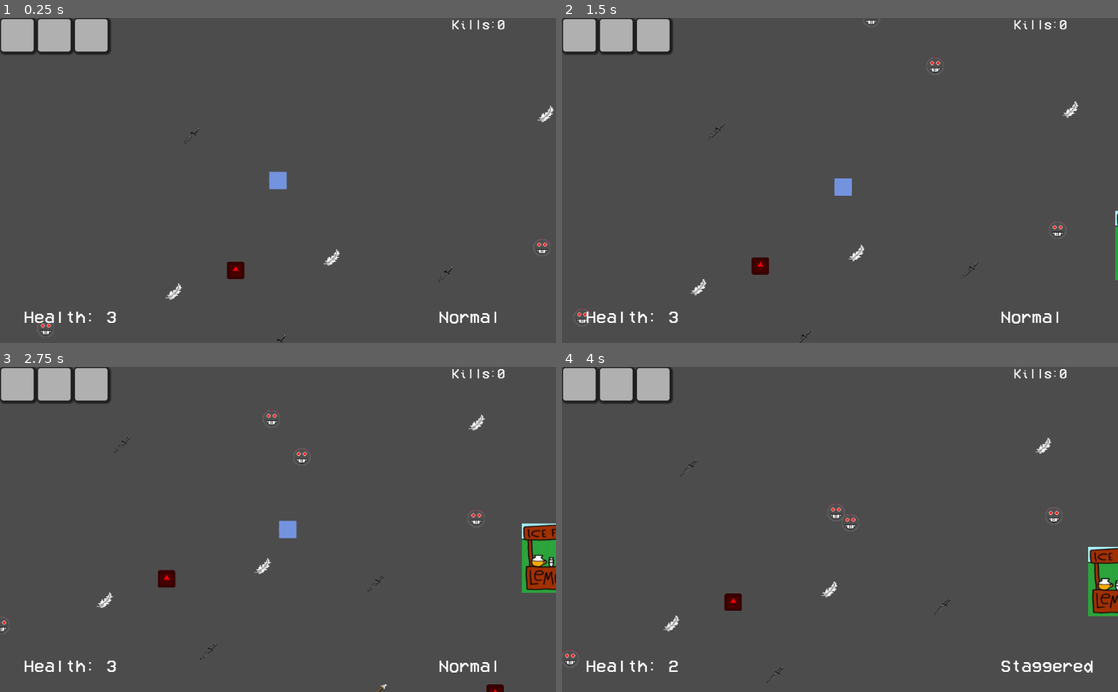
Above: before the commit, frames 1-4 (two rows, left to right).
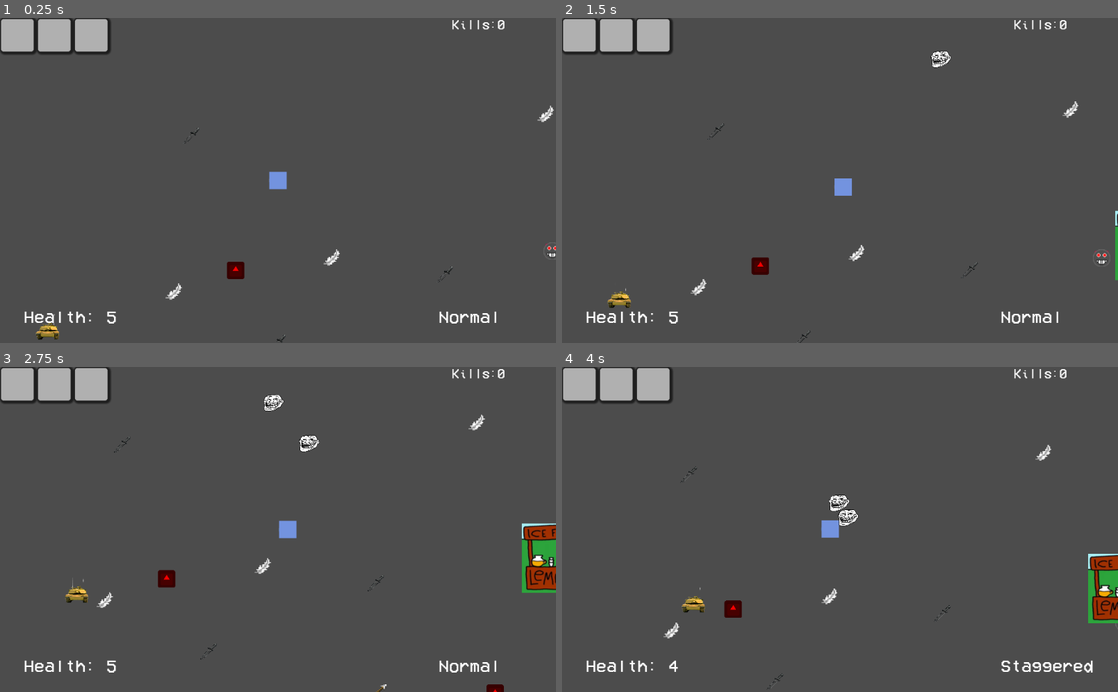
Above: after the commit, the same moments.

Repository: ESJ-Game-Dev-Club/waiver
Game: Godot game, scene res://main.tscn
Two runs of this game, one before a commit and one after it. Both use one fixed random seed, a clock stepped at 60 frames per second and the inputs below. The engine's default icon, where the game draws it, is replaced by a stand-in: a white triangle on a blue panel in a dark square.
Inputs (mouse positions are in pixels of both pictures, inside the frame that each line leads up to):
- Up to frame 1 (0.25 s): no input
- Up to frame 2 (1.5 s): tap Enter (ui_accept) at 0.5, 0.77 s; move the mouse to (962, 164) at 0.52 s; hold D (move_right) 0.53-1.28 s; hold K (enemy_hurt) 0.53-1.28 s; move the mouse to (728, 196) at 1.27 s; hold S (move_down) from 1.28 s (still down); tap K (enemy_hurt) at 1.35 s
- Up to frame 3 (2.75 s): tap Enter (ui_accept) at 1.52 s; move the mouse to (333, 458) at 2.02 s; release S (move_down) at 2.03 s; press the mouse at (333, 458) at 2.03 s; hold D (move_right) from 2.03 s (still down); tap K (enemy_hurt) at 2.3 s
- Up to frame 4 (4 s): move the mouse to (812, 594) at 2.77 s; release D (move_right) at 2.78 s; release the mouse at (812, 594) at 2.78 s; hold W (move_up) 2.78-3.53 s; right-click (812, 594) at 2.85 s; tap Enter (ui_accept) at 3.02, 3.77 s; tap K (enemy_hurt) at 3.05 s; move the mouse to (1006, 578) at 3.52 s; hold A (move_left) from 3.53 s (still down); hold K (enemy_hurt) from 3.53 s (still down)

The runs differ from the first frame. In frame 1, 0.3% of the frame differs, in the area x 6-100%, y 67-99%; in frame 2, 0.5%; in frame 3, 0.6%; in frame 4, 2.2%, in the area x 0-100%, y 21-99%.

Commit message:
implement fsm into enemies

Diff:
--- /dev/null
+++ b/enemy/dasher/chasing_state.gd
@@ -0,0 +1 @@
+extends EnemyState
--- a/enemy/dasher/enemy.gd
+++ /dev/null
@@ -1,12 +0,0 @@
-extends Enemy
-
-
-class_name Dasher
-
-
-func wander():
-	move_and_slide(_player_direction() * speed)
-
-
-func chase():
-	move_and_slide(_player_direction() * speed)
--- a/enemy/dasher/enemy.tscn
+++ b/enemy/dasher/enemy.tscn
@@ -1,7 +1,9 @@
-[gd_scene load_steps=4 format=2]
+[gd_scene load_steps=6 format=2]
 
-[ext_resource path="res://enemy/dasher/enemy.gd" type="Script" id=1]
-[ext_resource path="res://enemy/enemy_base_texture.png" type="Texture" id=2]
+[ext_resource path="res://enemy/enemy.gd" type="Script" id=1]
+[ext_resource path="res://enemy/movement_scripts/chase.gd" type="Script" id=2]
+[ext_resource path="res://enemy/dasher/troll.png" type="Texture" id=3]
+[ext_resource path="res://enemy/dasher/chasing_state.gd" type="Script" id=4]
 
 [sub_resource type="CircleShape2D" id=1]
 radius = 16.0
@@ -10,27 +12,23 @@
 collision_layer = 8
 collision_mask = 9
 script = ExtResource( 1 )
-speed = 130
+initial_state = NodePath("States/Chasing")
 health = 1
+knockback = 800
 
-[node name="Polygon2D" type="Polygon2D" parent="."]
-position = Vector2( 3.2, 4 )
-scale = Vector2( 0.8, 0.833333 )
-color = Color( 0.780392, 0.0352941, 0.262745, 1 )
-polygon = PoolVector2Array( -19, -19.2, -4, -24, 11, -19.2, 16, -4.8, 11, 9.6, -4, 14.4, -19, 9.6, -24, -4.8 )
+[node name="States" type="Node" parent="."]
+
+[node name="Chasing" type="Node2D" parent="States"]
+script = ExtResource( 4 )
+
+[node name="Chase" type="Node" parent="States/Chasing"]
+script = ExtResource( 2 )
+acceleration = 60
+max_speed = 120
+
+[node name="Sprite" type="Sprite" parent="."]
+scale = Vector2( 0.0640863, 0.0640863 )
+texture = ExtResource( 3 )
 
 [node name="CollisionShape2D" type="CollisionShape2D" parent="."]
 shape = SubResource( 1 )
-
-[node name="EnemyBaseTexture" type="Sprite" parent="."]
-position = Vector2( 0, 1 )
-texture = ExtResource( 2 )
-
-[node name="Timer" type="Timer" parent="."]
-autostart = true
-
-[node name="FlashTimer" type="Timer" parent="."]
-wait_time = 0.1
-autostart = true
-
-[connection signal="timeout" from="Timer" to="." method="_on_Timer_timeout"]
--- a/enemy/enemy.gd
+++ b/enemy/enemy.gd
@@ -1,69 +1,13 @@
-extends KinematicBody2D
+extends StateMachine
+class_name Enemy
 
 
-class_name Enemy
-
-enum EnemyState {
-	WANDER,
-	CHASING,
-}
-
-var rng = RandomNumberGenerator.new()
-
-export var speed: int = 75
 export var health: int = 3
 export var damage: int = 1
+export var knockback: int = 300 # how much the enemy is knocked back when hit
 
-var stagger: int
-var current_state = EnemyState.WANDER
+var velocity: Vector2 = Vector2.ZERO
 
 
-func _ready():
-	rng.randomize()
-	$Timer.start()
-
-func hit(dmg):
-	health -= dmg
-	modulate = Color(8, 8, 8, 1)
-	$FlashTimer.start()
-
-	if (health <= 0): # enemy is dead
-		queue_free()
-
-func _on_FlashTimer_timeout():
-	modulate = Color(1, 1, 1, 1)
-
-func _physics_process(delta):
-	var player_distance = self.position.distance_to(Global.player.position)
-	if (player_distance < 300):
-		current_state = EnemyState.CHASING
-
-	match(current_state):
-		EnemyState.WANDER: self.wander()
-		EnemyState.CHASING: self.chase()
-
-
-func _input(event):
-	if (event.is_action_pressed("enemy_hurt")):
-		health-=1
-
-
-func wander():
-	move_and_slide(_player_direction().rotated(stagger) * (speed * 0.55))
-
-
-func chase():
-	move_and_slide(_player_direction() * speed)
-
-
-func _on_Timer_timeout():
-	stagger = deg2rad(rng.randf_range(0, 180))
-
-
-func _player_direction() -> Vector2:
-	# gets direction to player
-	return (Global.player.position - position).normalized()
-
-
-func _exit_tree():
-	Global.player.kill_count += 1
+func hit(dmg): # passes damage values to the current enemy state
+	_state.hit(dmg)
--- a/enemy/enemy.tscn
+++ /dev/null
@@ -1,35 +0,0 @@
-[gd_scene load_steps=4 format=2]
-
-[ext_resource path="res://enemy/enemy.gd" type="Script" id=1]
-[ext_resource path="res://enemy/enemy_base_texture.png" type="Texture" id=2]
-
-[sub_resource type="CircleShape2D" id=1]
-radius = 16.0
-
-[node name="Enemy" type="KinematicBody2D"]
-collision_layer = 8
-collision_mask = 9
-script = ExtResource( 1 )
-
-[node name="Polygon2D" type="Polygon2D" parent="."]
-position = Vector2( 3.2, 4 )
-scale = Vector2( 0.8, 0.833333 )
-color = Color( 0.780392, 0.0352941, 0.262745, 1 )
-polygon = PoolVector2Array( -19, -19.2, -4, -24, 11, -19.2, 16, -4.8, 11, 9.6, -4, 14.4, -19, 9.6, -24, -4.8 )
-
-[node name="CollisionShape2D" type="CollisionShape2D" parent="."]
-shape = SubResource( 1 )
-
-[node name="EnemyBaseTexture" type="Sprite" parent="."]
-position = Vector2( 0, 1 )
-texture = ExtResource( 2 )
-
-[node name="Timer" type="Timer" parent="."]
-autostart = true
-
-[node name="FlashTimer" type="Timer" parent="."]
-wait_time = 0.1
-autostart = true
-
-[connection signal="timeout" from="Timer" to="." method="_on_Timer_timeout"]
-[connection signal="timeout" from="FlashTimer" to="." method="_on_FlashTimer_timeout"]
--- /dev/null
+++ b/enemy/enemy_state.gd
@@ -0,0 +1,38 @@
+class_name EnemyState
+extends State
+
+
+var enemy: Enemy
+var movement_script
+
+func _ready():
+	movement_script = get_child(0) # we assume that the enemy state node has only 1 child
+	enemy = owner
+
+func enter():
+	enemy = owner
+
+
+func physics_process(delta):
+	movement_script.run(delta)
+
+
+func hit(dmg):
+	enemy.health -= dmg
+	enemy.modulate = Color(8, 8, 8, 1)
+
+	if (enemy.health <= 0): # enemy is dead
+		Global.player.kill_count += 1
+		enemy.queue_free()
+	else:
+		var _t = flash_timer() # only call flash timer method if enemy exists
+		enemy.velocity += -_player_direction() * enemy.knockback # knockback
+
+func flash_timer():
+	yield(get_tree().create_timer(0.1), "timeout")
+	enemy.modulate = Color(1, 1, 1, 1)
+
+
+# this method is always useful
+func _player_direction() -> Vector2:
+	return (Global.player.position - owner.position).normalized()
--- a/enemy/hivemind.gd
+++ b/enemy/hivemind.gd
@@ -5,7 +5,7 @@
 var enemy_count = 0
 
 enum Enemy {
-	REG,
+	REGULAR,
 	DASHER,
 	TANK,
 }
@@ -24,10 +24,9 @@
 
 
 func _spawn_enemy(enemy_type: int):
-	var enemy = preload("res://enemy/enemy.tscn")
-
+	var enemy
 	match (enemy_type):
-		Enemy.REG: enemy = preload("res://enemy/enemy.tscn")
+		Enemy.REGULAR: enemy = preload("res://enemy/regular/enemy.tscn")
 		Enemy.DASHER: enemy = preload("res://enemy/dasher/enemy.tscn")
 		Enemy.TANK: enemy = preload("res://enemy/tank/enemy.tscn")
 
@@ -39,7 +38,7 @@
 func new_wave():
 	enemy_count += 5
 
-	for i in range(enemy_count):
+	for _i in range(enemy_count):
 		var type = rng.randi_range(0, 2)
 		_spawn_enemy(type)
 
--- /dev/null
+++ b/enemy/movement_scripts/chase.gd
@@ -0,0 +1,10 @@
+extends MovementScript
+
+
+export(int) var acceleration: int = 30
+export(int) var max_speed: int = 75
+
+
+func run(_delta):
+	enemy.velocity += _get_move(enemy.velocity, _player_direction(), acceleration, max_speed)
+	enemy.velocity = enemy.move_and_slide(enemy.velocity)
--- /dev/null
+++ b/enemy/movement_scripts/movement_script.gd
@@ -0,0 +1,19 @@
+class_name MovementScript
+extends Node
+
+
+onready var enemy: Enemy = owner
+
+
+func run(_delta):
+	return Vector2.ZERO
+
+func _get_move(velocity: Vector2, direction: Vector2, acceleration: int, max_speed: int):
+	var goal = direction * max_speed # the desired direction
+	var to_goal = goal - velocity # direction from velocity to desired direction
+	var accel_speed = min(acceleration, to_goal.length()) # clamp the speed
+	return to_goal.normalized() * accel_speed # return the movement
+
+# this method is always useful
+func _player_direction() -> Vector2:
+	return (Global.player.position - owner.position).normalized()
--- /dev/null
+++ b/enemy/movement_scripts/wander.gd
@@ -0,0 +1,29 @@
+extends MovementScript
+
+
+export(int) var acceleration: int = 20
+export(int) var max_speed: int = 40
+export(float) var change_time: float = 2.5 # time it takes to change the direction
+export(float) var time_random: float = 1 # how much the time will be randomized
+
+var cycle_time
+var time_elapsed: float = 0
+var rng = RandomNumberGenerator.new()
+var direction: Vector2 = Vector2.UP
+
+
+func _ready():
+	rng.randomize()
+	direction = direction.rotated(deg2rad(rng.randf_range(0, 360))) # inital direction is random
+	cycle_time = change_time + rng.randf_range(0, time_random)
+
+func run(delta):
+	time_elapsed += delta
+	if time_elapsed > cycle_time:
+		time_elapsed -= cycle_time
+		cycle_time = change_time + rng.randf_range(0, time_random) # randomize time between changes
+		rng.randomize()
+		direction = direction.rotated(deg2rad(rng.randf_range(-90, 90))) # rotate em
+
+	enemy.velocity += _get_move(enemy.velocity, direction, acceleration, max_speed)
+	enemy.velocity = enemy.move_and_slide(enemy.velocity)
--- /dev/null
+++ b/enemy/regular/chasing_state.gd
@@ -0,0 +1 @@
+extends EnemyState
--- /dev/null
+++ b/enemy/regular/enemy.tscn
@@ -0,0 +1,44 @@
+[gd_scene load_steps=8 format=2]
+
+[ext_resource path="res://enemy/regular/enemy_base_texture.png" type="Texture" id=1]
+[ext_resource path="res://enemy/enemy.gd" type="Script" id=2]
+[ext_resource path="res://enemy/regular/wandering_state.gd" type="Script" id=3]
+[ext_resource path="res://enemy/movement_scripts/wander.gd" type="Script" id=4]
+[ext_resource path="res://enemy/regular/chasing_state.gd" type="Script" id=5]
+[ext_resource path="res://enemy/movement_scripts/chase.gd" type="Script" id=6]
+
+[sub_resource type="CircleShape2D" id=1]
+radius = 16.0
+
+[node name="Regular" type="KinematicBody2D"]
+collision_layer = 8
+collision_mask = 9
+script = ExtResource( 2 )
+initial_state = NodePath("States/Wandering")
+
+[node name="States" type="Node" parent="."]
+
+[node name="Chasing" type="Node2D" parent="States"]
+script = ExtResource( 5 )
+
+[node name="Chase" type="Node" parent="States/Chasing"]
+script = ExtResource( 6 )
+
+[node name="Wandering" type="Node2D" parent="States"]
+script = ExtResource( 3 )
+
+[node name="Wander" type="Node" parent="States/Wandering"]
+script = ExtResource( 4 )
+
+[node name="Polygon2D" type="Polygon2D" parent="."]
+position = Vector2( 3.2, 4 )
+scale = Vector2( 0.8, 0.833333 )
+color = Color( 0.780392, 0.0352941, 0.262745, 1 )
+polygon = PoolVector2Array( -19, -19.2, -4, -24, 11, -19.2, 16, -4.8, 11, 9.6, -4, 14.4, -19, 9.6, -24, -4.8 )
+
+[node name="CollisionShape2D" type="CollisionShape2D" parent="."]
+shape = SubResource( 1 )
+
+[node name="Sprite" type="Sprite" parent="."]
+position = Vector2( 0, 1 )
+texture = ExtResource( 1 )
--- /dev/null
+++ b/enemy/regular/wandering_state.gd
@@ -0,0 +1,11 @@
+extends EnemyState
+
+
+export var chase_distance: int = 300
+
+
+func physics_process(delta):
+	if enemy.position.distance_to(Global.player.position) < chase_distance:
+		enemy.transition_to(enemy.get_node("States/Chasing"))
+
+	movement_script.run(delta)
--- /dev/null
+++ b/enemy/tank/chasing_state.gd
@@ -0,0 +1 @@
+extends EnemyState
--- a/enemy/tank/enemy.gd
+++ /dev/null
@@ -1,12 +0,0 @@
-extends Enemy
-
-
-class_name Tank
-
-
-func wander():
-	move_and_slide(_player_direction().rotated(stagger) * (speed * 0.4))
-
-
-func chase():
-	move_and_slide(_player_direction() * speed)
--- a/enemy/tank/enemy.tscn
+++ b/enemy/tank/enemy.tscn
@@ -1,36 +1,35 @@
-[gd_scene load_steps=4 format=2]
+[gd_scene load_steps=6 format=2]
 
-[ext_resource path="res://enemy/tank/enemy.gd" type="Script" id=1]
-[ext_resource path="res://enemy/enemy_base_texture.png" type="Texture" id=2]
+[ext_resource path="res://enemy/enemy.gd" type="Script" id=1]
+[ext_resource path="res://enemy/movement_scripts/chase.gd" type="Script" id=2]
+[ext_resource path="res://enemy/tank/chasing_state.gd" type="Script" id=3]
+[ext_resource path="res://tank.png" type="Texture" id=4]
 
-[sub_resource type="CircleShape2D" id=1]
-radius = 16.0
+[sub_resource type="RectangleShape2D" id=1]
+extents = Vector2( 24, 16 )
 
-[node name="Tank" type="KinematicBody2D"]
+[node name="Enemy" type="KinematicBody2D"]
 collision_layer = 8
 collision_mask = 9
 script = ExtResource( 1 )
-speed = 50
+initial_state = NodePath("States/Chasing")
 health = 5
+knockback = 100
 
-[node name="Polygon2D" type="Polygon2D" parent="."]
-position = Vector2( 3.2, 4 )
-scale = Vector2( 0.8, 0.833333 )
-color = Color( 0.780392, 0.0352941, 0.262745, 1 )
-polygon = PoolVector2Array( -19, -19.2, -4, -24, 11, -19.2, 16, -4.8, 11, 9.6, -4, 14.4, -19, 9.6, -24, -4.8 )
+[node name="States" type="Node" parent="."]
+
+[node name="Chasing" type="Node2D" parent="States"]
+script = ExtResource( 3 )
+
+[node name="Chase" type="Node" parent="States/Chasing"]
+script = ExtResource( 2 )
+acceleration = 5
+max_speed = 80
+
+[node name="Sprite" type="Sprite" parent="."]
+scale = Vector2( 0.0859799, 0.0859799 )
+texture = ExtResource( 4 )
 
 [node name="CollisionShape2D" type="CollisionShape2D" parent="."]
+position = Vector2( 0, 8 )
 shape = SubResource( 1 )
-
-[node name="EnemyBaseTexture" type="Sprite" parent="."]
-position = Vector2( 0, 1 )
-texture = ExtResource( 2 )
-
-[node name="Timer" type="Timer" parent="."]
-autostart = true
-
-[node name="FlashTimer" type="Timer" parent="."]
-wait_time = 0.1
-autostart = true
-
-[connection signal="timeout" from="Timer" to="." method="_on_Timer_timeout"]
--- a/player/player.gd
+++ b/player/player.gd
@@ -5,7 +5,7 @@
 var normal_speed = 100
 var staggered_speed = 110 # makes it easy for player to escape
 
-var health = 3
+var health = 5
 
 var inventory_array: Array = [null, null, null] # weapon, special, trinket
 
--- a/player/player.tscn
+++ b/player/player.tscn
@@ -9,7 +9,7 @@
 extents = Vector2( 16, 16 )
 
 [sub_resource type="RectangleShape2D" id=2]
-extents = Vector2( 18, 18 )
+extents = Vector2( 20, 20 )
 
 [node name="Player" type="KinematicBody2D"]
 collision_layer = 2
--- a/player/states/staggered.gd
+++ b/player/states/staggered.gd
@@ -1,7 +1,7 @@
 extends PlayerState
 
 
-func unhandled_input(event): # prevent the player from attacking when staggered
+func unhandled_input(_event): # prevent the player from attacking when staggered
 	pass
 
 func physics_process(_delta):
--- a/project.godot
+++ b/project.godot
@@ -9,15 +9,20 @@
 config_version=4
 
 _global_script_classes=[ {
-"base": "Enemy",
-"class": "Dasher",
-"language": "GDScript",
-"path": "res://enemy/dasher/enemy.gd"
-}, {
-"base": "KinematicBody2D",
+"base": "StateMachine",
 "class": "Enemy",
 "language": "GDScript",
 "path": "res://enemy/enemy.gd"
+}, {
+"base": "State",
+"class": "EnemyState",
+"language": "GDScript",
+"path": "res://enemy/enemy_state.gd"
+}, {
+"base": "Node",
+"class": "MovementScript",
+"language": "GDScript",
+"path": "res://enemy/movement_scripts/movement_script.gd"
 }, {
 "base": "Area2D",
 "class": "Pickup",
@@ -44,25 +49,20 @@
 "language": "GDScript",
 "path": "res://state_machine/state_machine.gd"
 }, {
-"base": "Enemy",
-"class": "Tank",
-"language": "GDScript",
-"path": "res://enemy/tank/enemy.gd"
-}, {
 "base": "Node2D",
 "class": "Weapon",
 "language": "GDScript",
 "path": "res://items/weapon.gd"
 } ]
 _global_script_class_icons={
-"Dasher": "",
 "Enemy": "",
+"EnemyState": "",
+"MovementScript": "",
 "Pickup": "",
 "Player": "",
 "PlayerState": "",
 "State": "",
 "StateMachine": "",
-"Tank": "",
 "Weapon": ""
 }
 
Binary file added: enemy/dasher/troll.png
Not shown, added: enemy/dasher/troll.png.import
Renamed: enemy/enemy_base_texture.png -> enemy/regular/enemy_base_texture.png
Not shown, changed: enemy/regular/enemy_base_texture.png.import
Binary file added: tank.png
Not shown, added: tank.png.import
